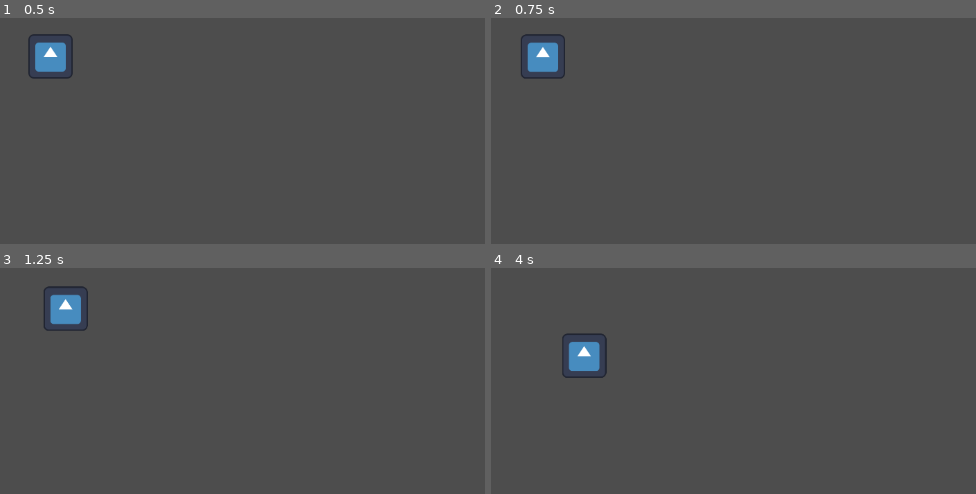
Above: before the commit, frames 1-4 (two rows, left to right).
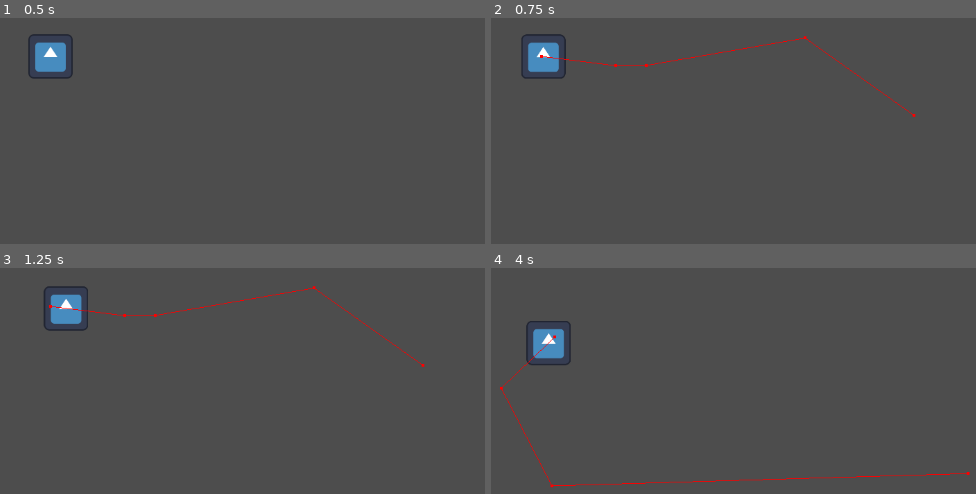
Above: after the commit, the same moments.

Repository: Seyfab/Navigation2D
Game: Godot game, scene res://main.tscn
The game is run twice, just before and just after one commit, with the same random seed, the same clock (stepped at 60 frames per second) and the same inputs. The engine's default icon, where the game draws it, is replaced by a stand-in: a white triangle on a blue panel in a dark square.
Inputs (mouse positions are in pixels of both pictures, inside the frame that each line leads up to):
- Up to frame 1 (0.5 s): no input
- Up to frame 2 (0.75 s): tap Enter at 0.5 s; move the mouse to (912, 115) at 0.52 s; click (912, 115) at 0.67 s
- Up to frame 3 (1.25 s): no input
- Up to frame 4 (4 s): move the mouse to (578, 410) at 1.27 s; click (578, 410) at 1.42 s; move the mouse to (820, 288) at 2.02 s; click (820, 288) at 2.17 s; move the mouse to (699, 478) at 2.77 s; click (699, 478) at 2.92 s; move the mouse to (outside the picture) at 3.52 s; click (outside the picture) at 3.67 s

Frame 1 is identical in both runs. In frame 2, 0.6% of the frame differs, in the area x 7-88%, y 7-44%; in frame 3, 0.6%; in frame 4, 2.8%, in the area x 1-99%, y 23-98%.

Commit message:
adding path line

Diff:
--- a/Main.gd
+++ b/Main.gd
@@ -8,3 +8,4 @@
 	if event.button_index != MOUSE_BUTTON_LEFT or not event.pressed:
 		return
 	player.direction = event.global_position
+	player.make_path()
--- a/player.gd
+++ b/player.gd
@@ -13,7 +13,8 @@
 	var dir = to_local(nav_agent.get_next_path_position()).normalized()
 	velocity = dir * speed
 	move_and_slide()
-	make_path()
+
 
 func make_path():
+	print("make_path")
 	nav_agent.target_position = direction
--- a/player.tscn
+++ b/player.tscn
@@ -17,4 +17,5 @@
 shape = SubResource("RectangleShape2D_dodti")
 
 [node name="NavigationAgent2D" type="NavigationAgent2D" parent="."]
+path_postprocessing = 1
 debug_enabled = true
